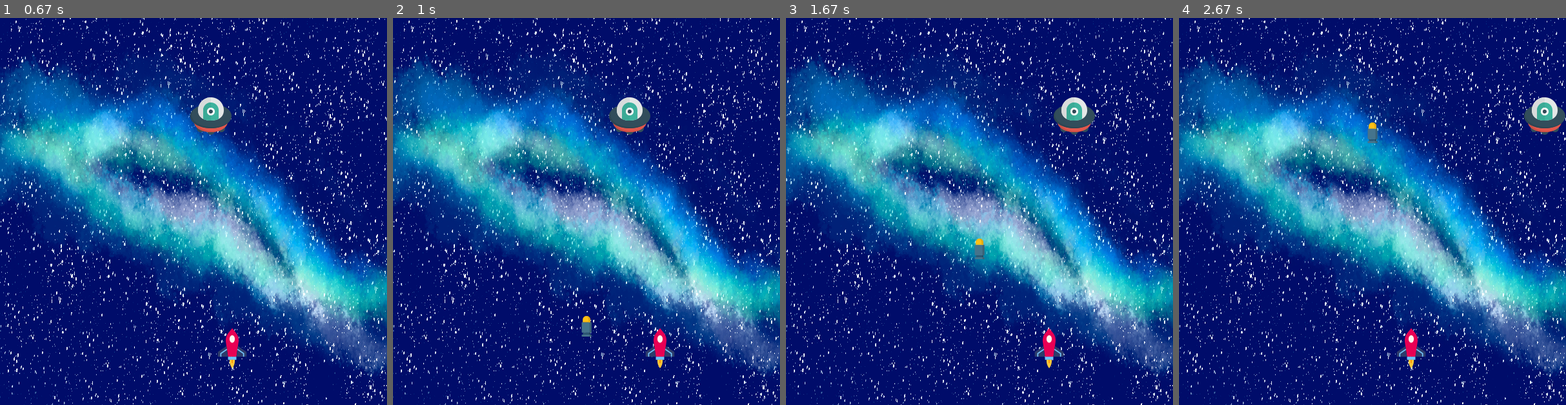
Above: before the commit, frames 1-4 (left to right).
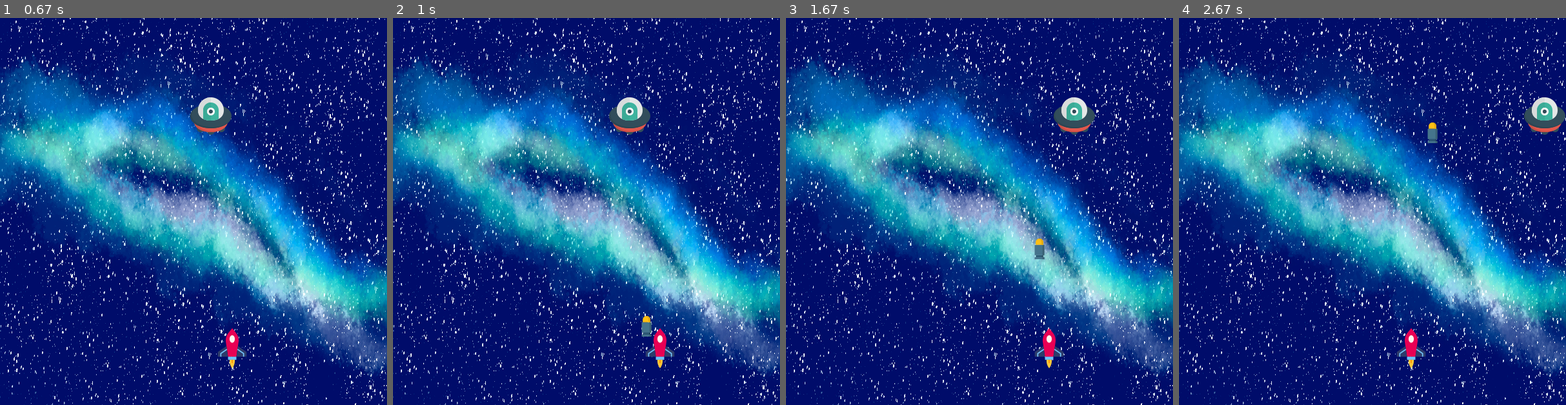
Above: after the commit, the same moments.

Repository: LF-Flores/Python-SWISE-course
Game: pygame game, started from Scripts_pygame/pygame_script.py
The game is run twice, just before and just after one commit, with the same random seed, the same clock (stepped at 60 frames per second) and the same inputs.
Inputs:
- Up to frame 1 (0.67 s): hold Right from 0.33 s (still down)
- Up to frame 2 (1 s): release Right at 0.8 s; hold Right from 0.83 s (still down); tap Space at 0.9 s
- Up to frame 3 (1.67 s): tap Space at 1.2, 1.4 s; release Right at 1.3 s; hold Left from 1.33 s (still down)
- Up to frame 4 (2.67 s): tap Space at 1.7, 1.97, 2.27, 2.4 s; release Left at 1.87 s; hold Left 1.9-2.3 s; hold Right from 2.33 s (still down)

Frame 1 is identical in both runs. In frame 2, 0.3% of the frame differs, in the area x 48-67%, y 77-83%; in frame 3, 0.2%; in frame 4, 0.2%.

Commit message:
Agregado colision de bala con alien

Diff:
--- a/Scripts_pygame/pygame_script.py
+++ b/Scripts_pygame/pygame_script.py
@@ -1,6 +1,7 @@
 # Importe de paquetes
 import pygame
 import random
+import numpy as np
 
 """
 CONFIGURACIÓN GENERAL
@@ -65,10 +66,17 @@
     def check_boundary(self):
         borde_izquierdo = 0
         borde_derecho = ancho - self.size[0]
-        if self.x <= borde_izquierdo:
+        xPosition = self.x
+        if xPosition <= borde_izquierdo:
             self.x = borde_izquierdo
-        elif self.x >= borde_derecho:
+        elif xPosition >= borde_derecho:
             self.x = borde_derecho
+
+    def check_colision(self, other):
+        our_coords = np.array([self.x + self.size[0]/2, self.y + self.size[1]/2])
+        their_coords = np.array([other.x + other.size[0]/2, other.y + other.size[1]/2])
+        dist = np.linalg.norm(our_coords - their_coords)
+        return(dist < other.size[0]/2+0.2*self.size[1]/2)
 
 class Enemigo(Flotador):
 
@@ -83,11 +91,10 @@
     def check_boundary(self):
         borde_izquierdo = 0
         borde_derecho = ancho - self.size[0]
-        xPosition = self.x
-        if xPosition <= borde_izquierdo:
+        if self.x <= borde_izquierdo:
             self.speedX = - self.speedX
             self.y += self.approaching_speed*altura
-        elif xPosition >= borde_derecho:
+        elif self.x >= borde_derecho:
             self.speedX = - self.speedX
             self.y += self.approaching_speed*altura
 
@@ -95,7 +102,7 @@
 
     def __init__(self, x, y, img, emisor, speedX = 0):
         self.disparado = False
-        self.emisor = emisor
+        self.emisor = emisor  # Rastreará el estado del emisor para regresar a él posteriormente
         super().__init__(x, y, img, speedX = speedX)
 
     def fire(self):
@@ -108,17 +115,25 @@
         if self.disparado:
             self.y -= self.mov_rate
             self.fire()
+        else:
+            self.x = self.emisor.x
         # Una vez que la bala llega al final de la pantalla
         # regresamos su estado a la posicion del cohete y disparado = False
         if self.y <= 0:
-            self.disparado = False
-            self.x, self.y = self.emisor.x, self.emisor.y
+            self.restore_state()
+
+    def restore_state(self):
+        self.disparado = False
+        self.x, self.y = self.emisor.x, self.emisor.y
+
+
 
 
 # Inicialización de datos y objetos:
 cohete = Flotador(playerX, playerY, player_img)
 alien = Enemigo(alienX, 0.2*altura, alien_img)
 bala_normal = Bala(playerX, playerY, bullet_img, cohete)
+score = 0
 
 # Ciclo de repetición del juego
 while running:
@@ -161,17 +176,20 @@
     - Posición del jugador
     """
     # Fondo: Red, Green, Blue
-    #screen.fill((0, 140, 205))
     screen.blit(background, (0,0))
 
     # Cambio de estado de los objetos
+    bala_normal.actualizar_posicion()
     cohete.actualizar_posicion()
     alien.actualizar_posicion()
-    bala_normal.actualizar_posicion()
 
-    # Colisiones con el borde de la pantalla
+    # Colisiones con el borde de la pantalla y con enemigos
     cohete.check_boundary()
     alien.check_boundary()
+    if bala_normal.check_colision(alien):
+        score += 1
+        bala_normal.restore_state()
+        print(score)
 
     # Actualizando los cambios
     pygame.display.update()
Renamed: prueba_pyaudio.py -> Scripts_procesamiento_audio/prueba_pyaudio.py
Renamed: qt_pyaudio.py -> Scripts_procesamiento_audio/qt_pyaudio.py
Renamed: speech.py -> Scripts_procesamiento_audio/speech.py
